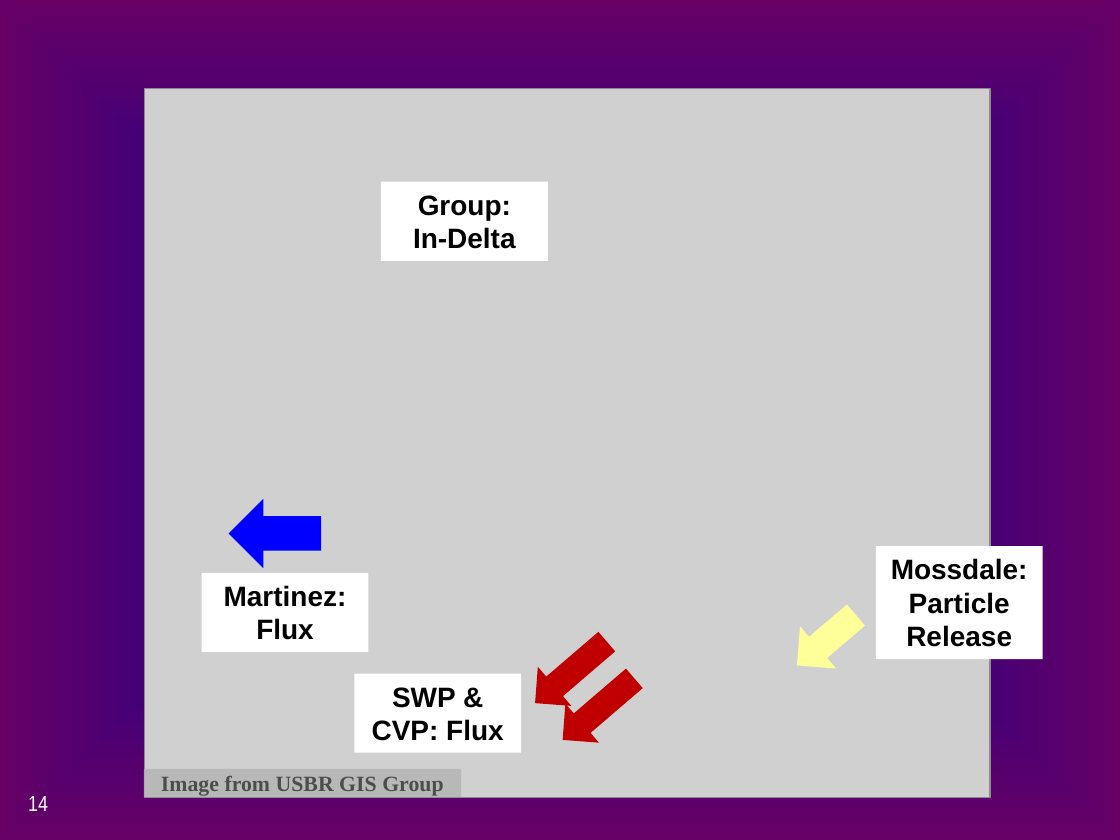
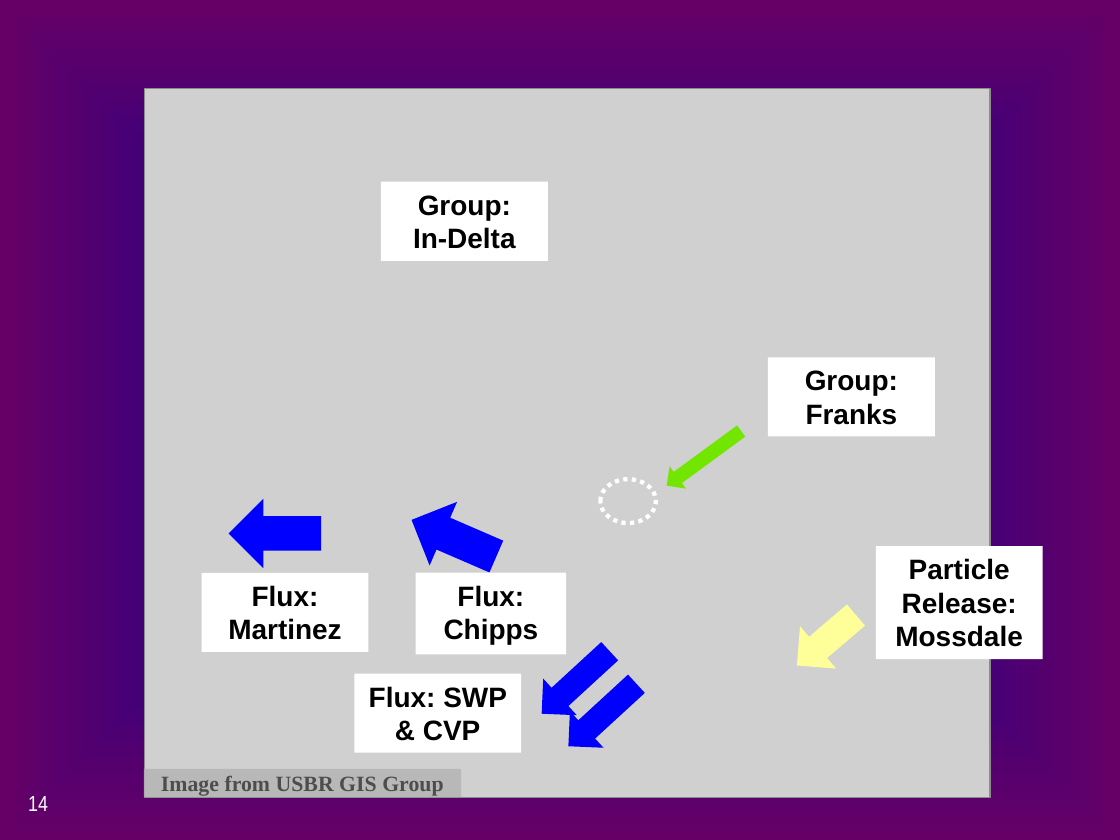
Before and after one commit to CADWRDeltaModeling/dsm2, a slide deck: slide 14 of dsm2/presentations/DSM2_PTM.pptx. Drawn at 1120x840 pixels with LibreOffice and Linux fonts; fonts in the diff are those of the drawing; grey boxes stand for pictures. Boxes give left, top, right and bottom in pixels: in the first picture for what was removed or moved away, otherwise in the second. Text is boxed around its words. In the diff, an @@ line names an element or a change of style, - is before the commit and + after.

```diff
--- a/dsm2/presentations/DSM2_PTM.pptx
+++ b/dsm2/presentations/DSM2_PTM.pptx
@@ rectangle added at [768,357,935,437], fill #FFFFFF, 18 pt, text #000000, bold @@
+Group:
+Franks
@@ down arrow added at [659,420,749,497], fill #73E500 @@
@@ ellipse added at [600,479,655,523], outline #FFFFFF 2.75 pt dashed @@
@@ down arrow added at [398,487,510,588], fill #0000FF @@
@@ text in rectangle at [895,558,1022,647]: text changed @@
-Mossdale:Particle
-Release
+Particle
+Release:
+Mossdale
@@ text in rectangle at [228,585,341,640]: text changed @@
-Martinez:
-Flux
+Flux:
+Martinez
@@ rectangle added at [416,572,566,654], fill #FFFFFF, 18 pt, text #000000, bold @@
+Flux:
+Chipps
@@ down arrow at [525,633,626,731]: fill #C00000 to #0000FF; rotation 49 to 47 degrees @@
@@ text in rectangle at [369,686,507,741]: text changed @@
-SWP & CVP: Flux
+Flux: SWP & CVP
@@ down arrow at [552,665,653,764]: fill #C00000 to #0000FF; rotation 49 to 47 degrees @@
```
Also in this commit, not shown: 1 other slide changed, 1 other file.
